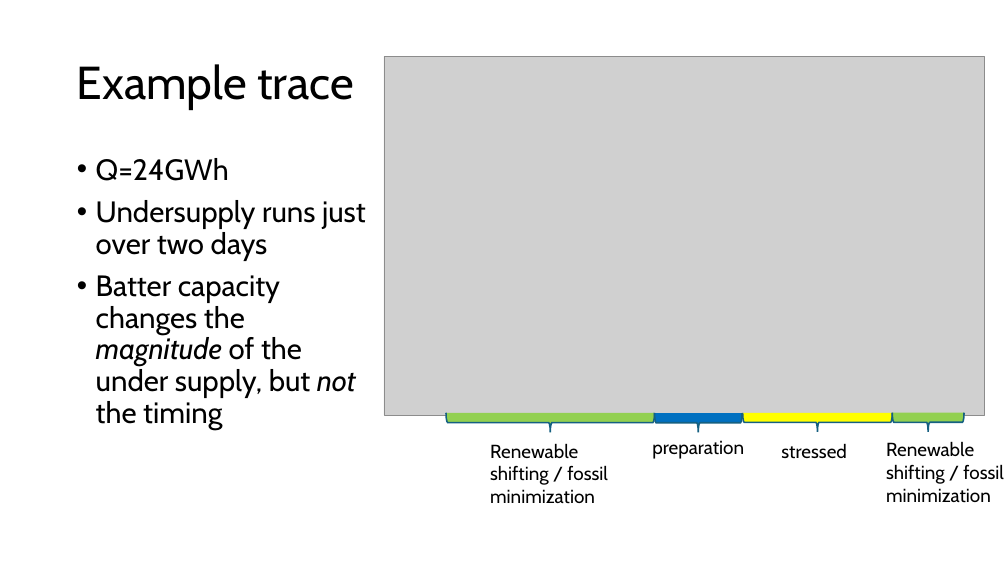
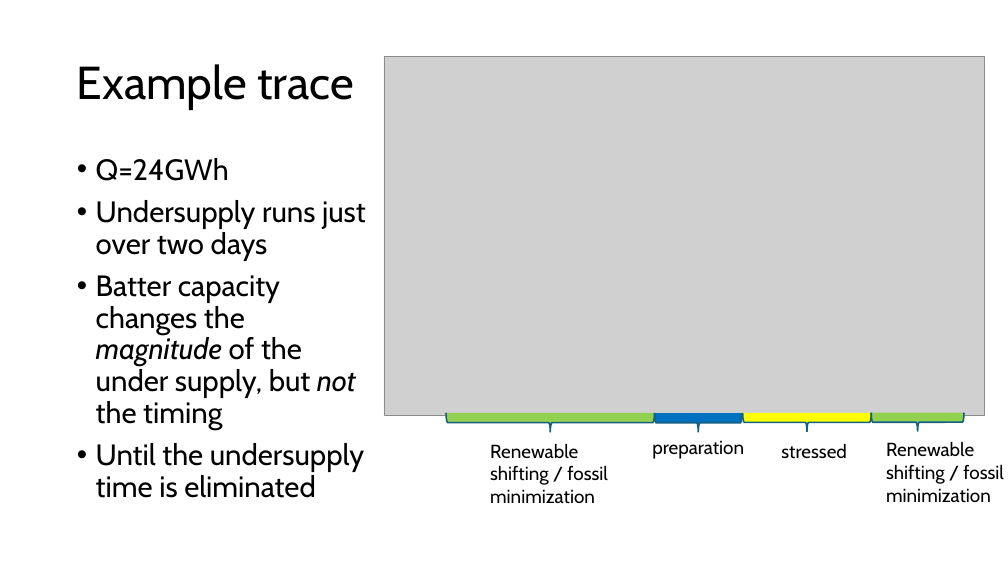
Before and after one commit to slacgismo/regrow, a slide deck: slide 5 of battery_control/abnormal_heatwave_smoke_test.pptx. Drawn at 1008x567 pixels with LibreOffice and Linux fonts; fonts in the diff are those of the drawing; grey boxes stand for pictures. Boxes give left, top, right and bottom in pixels: in the first picture for what was removed or moved away, otherwise in the second. Text is boxed around its words. In the diff, an @@ line names an element or a change of style, - is before the commit and + after.

Commit message:
slides update

```diff
--- a/battery_control/abnormal_heatwave_smoke_test.pptx
+++ b/battery_control/abnormal_heatwave_smoke_test.pptx
@@ left brace: place and size @@
-left brace at <box>743,413,893,432</box>
+left brace at <box>743,413,872,432</box>
@@ left brace: place and size @@
-left brace at <box>892,413,964,432</box>
+left brace at <box>871,413,964,432</box>
@@ text at <box>96,443,364,498</box>: paragraph added @@
+• Until the undersupply time is eliminated
```
Also in this commit, not shown: 2 other slides changed.
